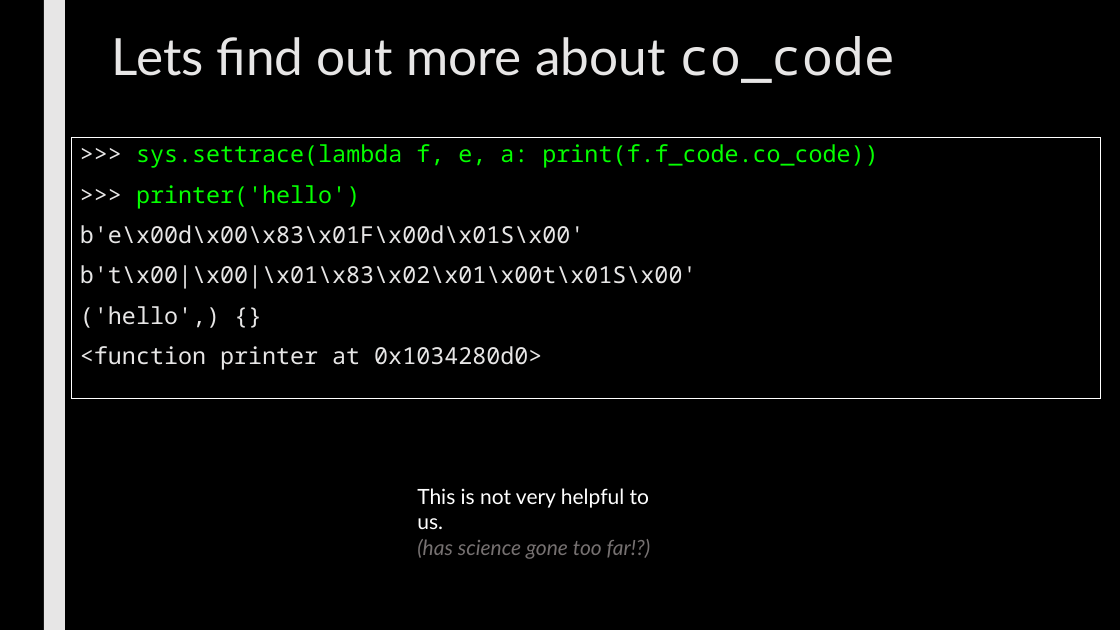
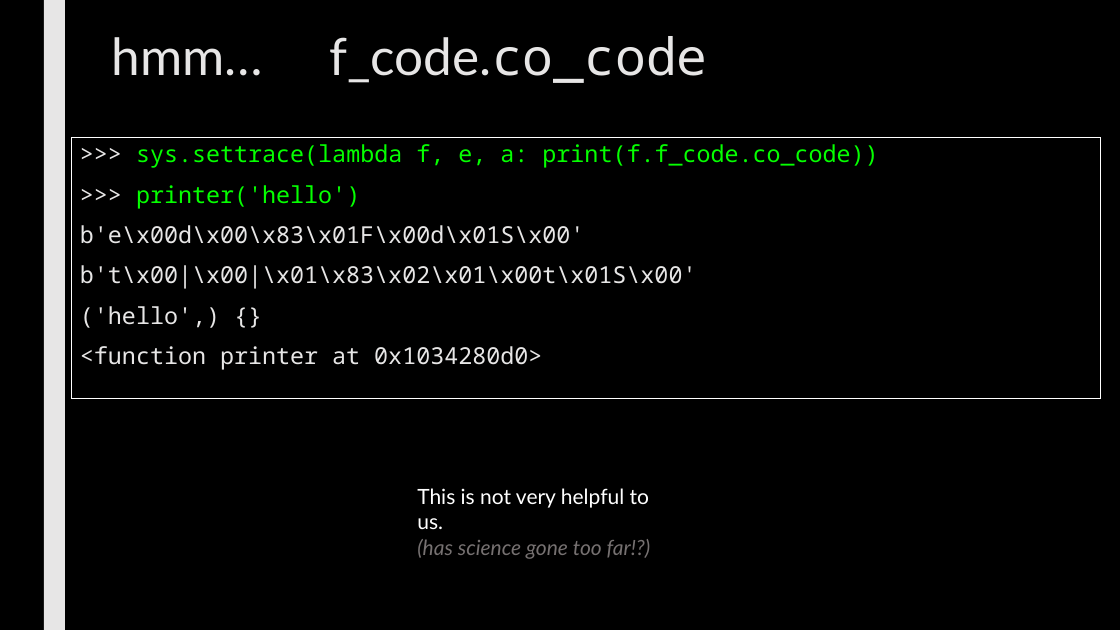
Before and after one commit to max7patek/metaprogramming, a slide deck: slide 16 of slides/06-PythonReflection.pptx (slide 13 before the commit). Drawn at 1120x630 pixels with LibreOffice and Linux fonts; fonts in the diff are those of the drawing. Boxes give left, top, right and bottom in pixels: in the first picture for what was removed or moved away, otherwise in the second. Text is boxed around its words. In the diff, an @@ line names an element or a change of style, - is before the commit and + after.

```diff
--- a/slides/06-PythonReflection.pptx
+++ b/slides/06-PythonReflection.pptx
@@ title at (112,36,708,83): text changed @@
-Lets find out more about co_code
+hmm… f_code.co_code
```
Also in this commit, not shown: 12 other slides changed, 3 slides added.
